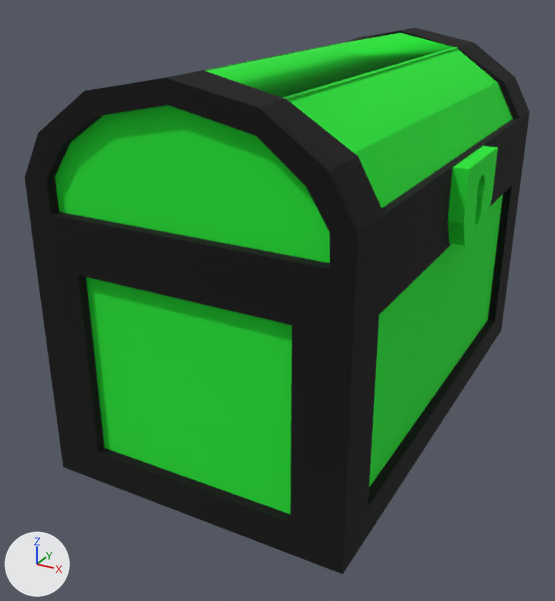
Renders of the FBX model Assets/Resources/3D Models/Puzzle 1/Chests/Cofre Verde.fbx from each side of a commit.
One viewpoint serves both versions: a camera (50 mm lens) standing at (0.754, -1.42, 0.574) and looking at (0.026, -0.096, -0.088). Every picture has the same lights, and +X, +Y and +Z are marked at lower left.
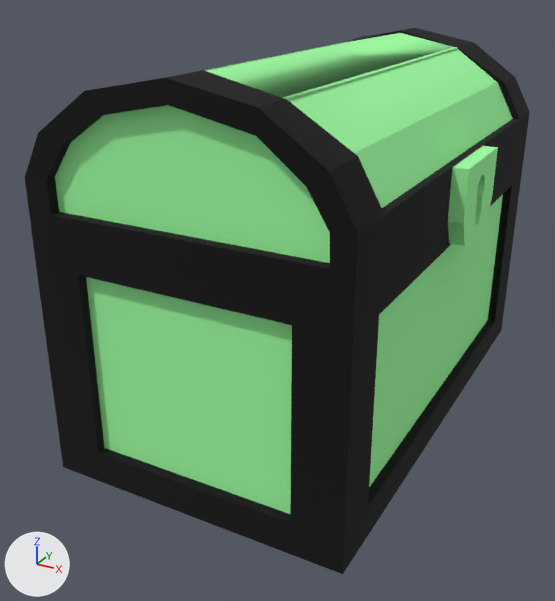
Location of each change, (x1, y1, x2, y2) in pixels of the pictures (555 x 601 px):
'Cube.049', recoloured
    both: (83, 173, 506, 517)
'Cube.050', recoloured
    both: (52, 30, 516, 266)

The change, as a diff of the scene's bpy script:
```diff
--- a/Assets/Resources/3D Models/Puzzle 1/Chests/Cofre Verde.fbx.py
+++ b/Assets/Resources/3D Models/Puzzle 1/Chests/Cofre Verde.fbx.py
@@ mat_material_014 @@
 mat_material_014 = principled_material('Material.014')
-mat_material_014.base_color = (0.0146, 0.801, 0.0346)  # green #20e734
+mat_material_014.base_color = (0.35, 1.0, 0.367)  # green #a0ffa3
 mat_material_014.roughness = 1.0
```
